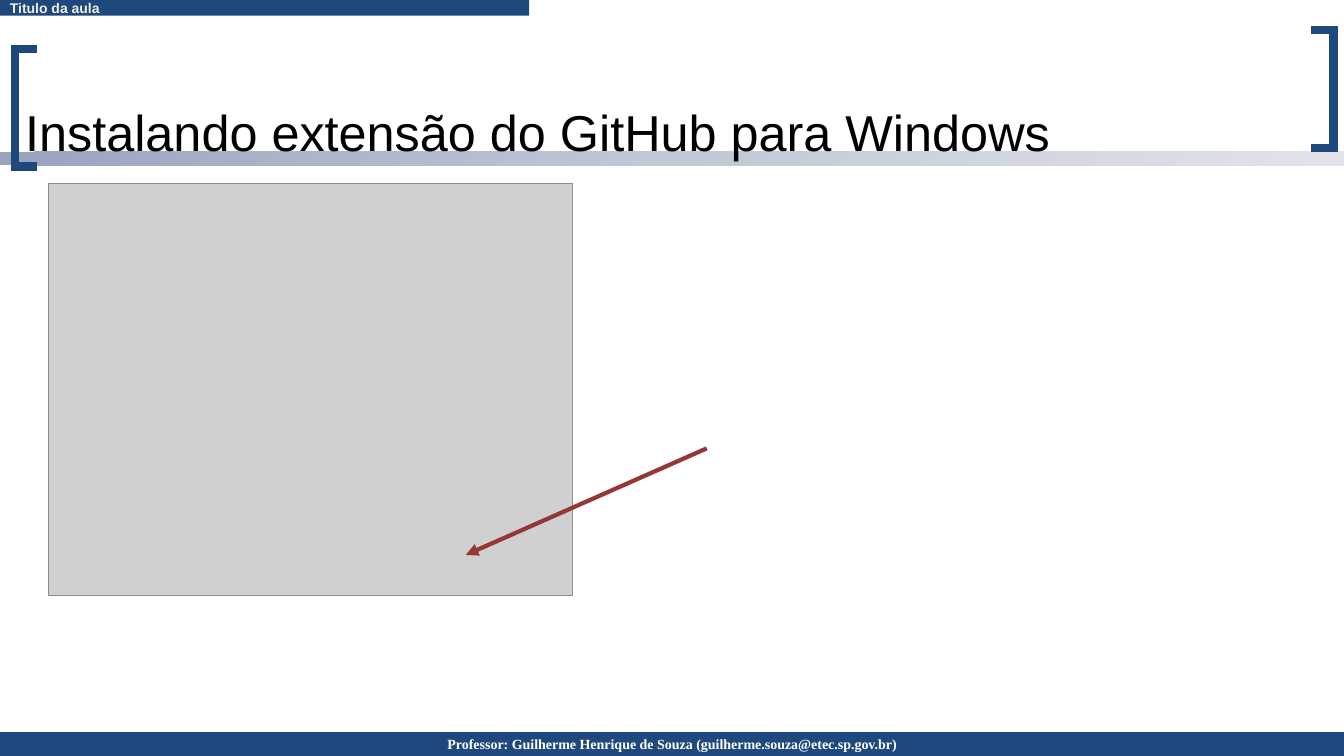
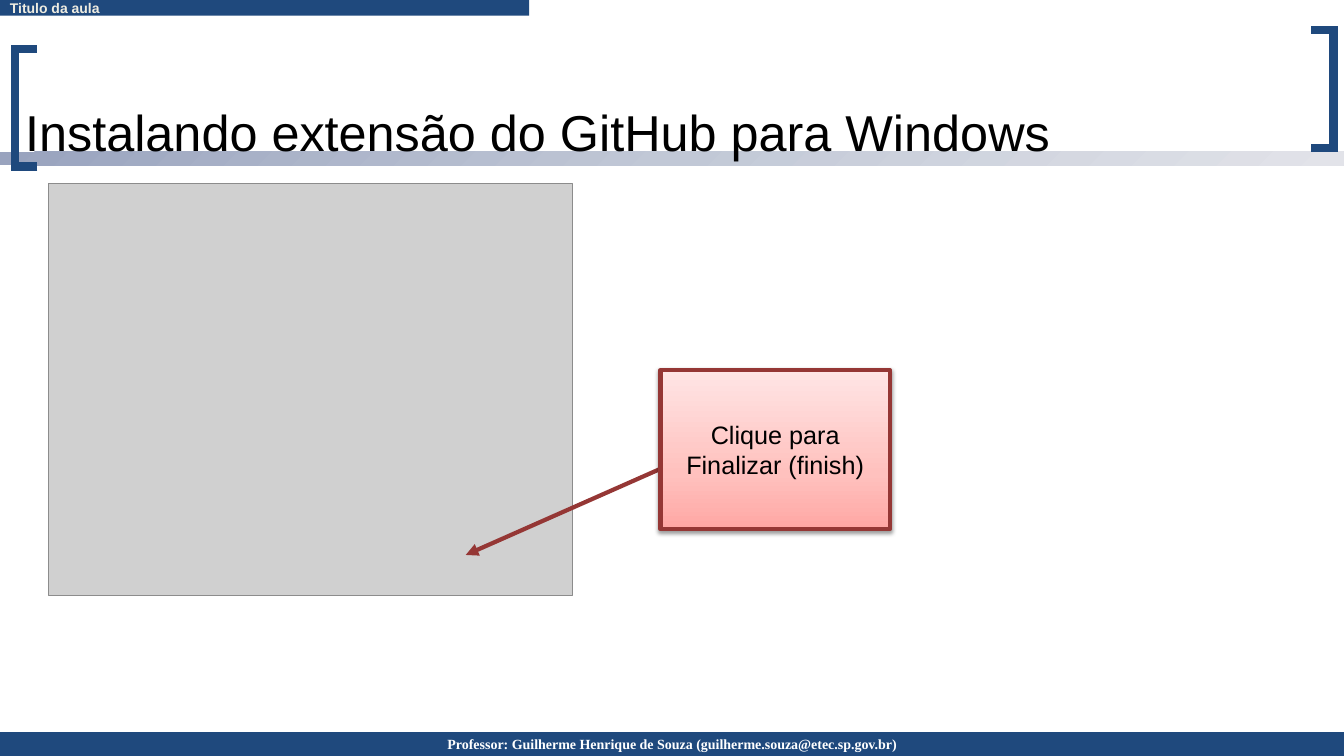
Before and after one commit to guilhermehsouza/Aulas, a slide deck: slide 10 of ProjetoBS - Parte 2 - Instalando extensão do GitHub para Windows.pptx (slide 11 before the commit). Drawn at 1344x756 pixels with LibreOffice and Linux fonts; fonts in the diff are those of the drawing; grey boxes stand for pictures. Boxes give left, top, right and bottom in pixels: in the first picture for what was removed or moved away, otherwise in the second. Text is boxed around its words. In the diff, an @@ line names an element or a change of style, - is before the commit and + after.

```diff
--- a/ProjetoBS - Parte 2 - Instalando extensão do GitHub para Windows.pptx
+++ b/ProjetoBS - Parte 2 - Instalando extensão do GitHub para Windows.pptx
@@ rectangle added at (x1=660, y1=370, x2=890, y2=529), fill gradient #FFA6A5 to #FFC0BF to #FFE7E7, outline #953735 3 pt, 18 pt, text #000000 @@
+Clique para Finalizar (finish)
```
Also in this commit, not shown: 8 other slides changed, 1 slide removed.
